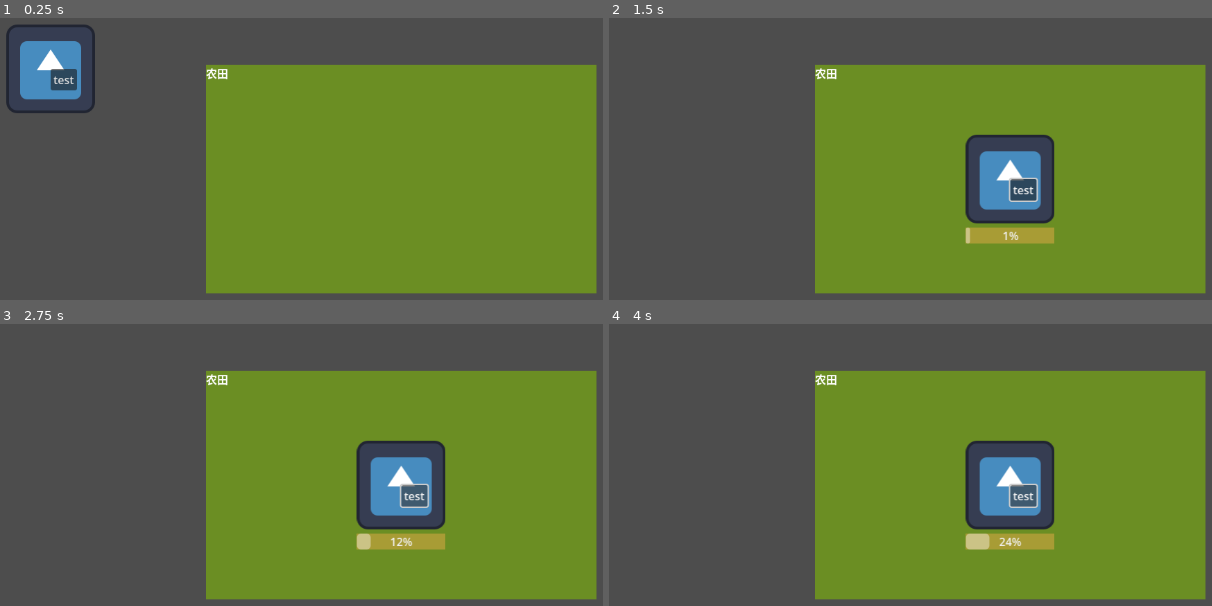
Above: before the commit, frames 1-4 (two rows, left to right).
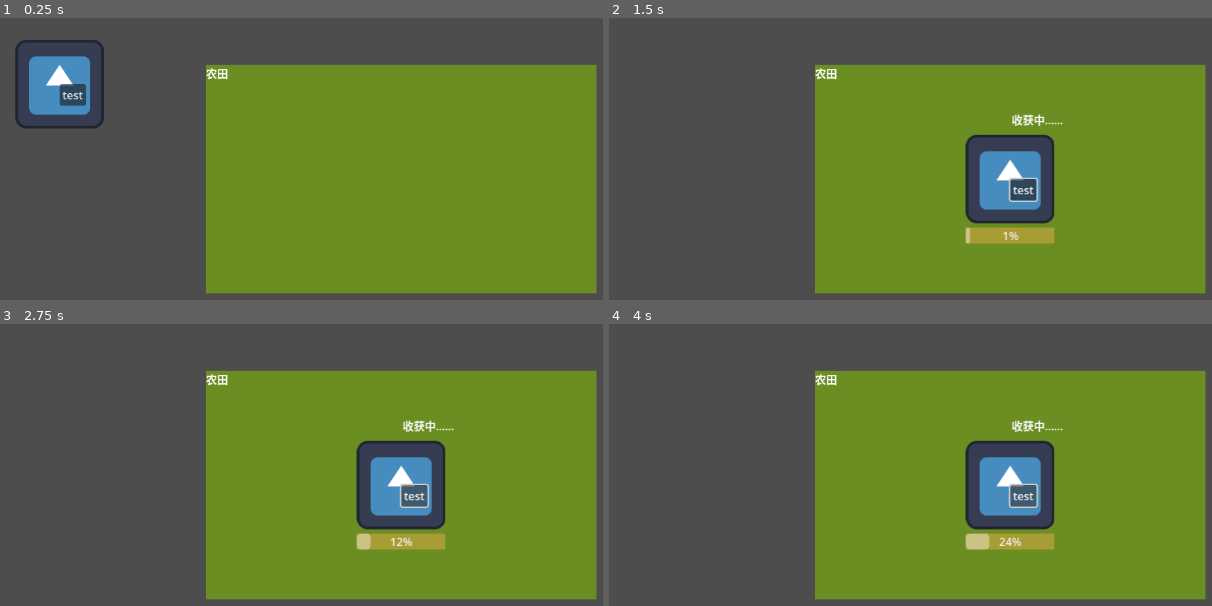
Above: after the commit, the same moments.

Repository: picasso250/marketworld
Game: Godot game, scene res://main.tscn
Same seed, same stepped clock (60 frames per second), same inputs: the game is played once before the commit and once after it. The engine's default icon, where the game draws it, is replaced by a stand-in: a white triangle on a blue panel in a dark square.
Inputs:
- Up to frame 1 (0.25 s): no input
- Up to frame 2 (1.5 s): click "test" at 0.5 s; click "test" at 1.25 s
- Up to frame 3 (2.75 s): click "test" at 2 s
- Up to frame 4 (4 s): no input

The runs differ from the first frame. In frame 1, 3.0% of the frame differs, in the area x 0-18%, y 2-40%; in frame 2, 0.2%; in frame 3, 0.2%; in frame 4, 0.2%.

Commit message:
status

Diff:
--- a/main.tscn
+++ b/main.tscn
@@ -22,7 +22,7 @@
 maturity_interval = 1
 
 [node name="Pawn" parent="." instance=ExtResource("2_rkcax")]
-position = Vector2(86, 85)
+position = Vector2(99, 107)
 move_speed = 666.0
 
 [connection signal="debug_button_pressed" from="Pawn" to="." method="_on_pawn_debug_button_pressed"]
--- a/pawn.gd
+++ b/pawn.gd
@@ -10,7 +10,6 @@
 var has_moving_target: bool = false  # Renamed variable to track if the pawn has a moving target.
 var is_progress_bar_active: bool = false  # New variable to track if the progress bar is active.
 var _task_completed: bool = false  # New variable to track if the task is completed.
-
 
 
 func _process(delta: float) -> void:
@@ -30,12 +29,11 @@
 
 	is_progress_bar_active = true  # Set the flag to indicate the progress bar is active.
 	var progress_bar = $ProgressBar as ProgressBar  # 假设进度条节点是 ProgressBar 类型，并作为本脚本的子节点。
-	if progress_bar == null:
-		print("ProgressBar node not found!")
-		return
 
 	progress_bar.value = 0  # 初始化为 0
 	progress_bar.visible = true  # 确保进度条可见
+
+	update_status("收获中……")
 
 	# 使用 Tween 逐渐增长进度条
 	var tween = get_tree().create_tween()
@@ -48,6 +46,8 @@
 	is_progress_bar_active = false  # Reset the flag when the task is complete.
 	_task_completed = true  # Set the task completed flag.
 	$ProgressBar.visible = false
+
+	hide_status()
 
 # Updated function to set the current task with a target, type, and task_target.
 func set_current_task(target: Node, task_type: String) -> void:
@@ -89,3 +89,19 @@
 # Debug button signal method.
 func _on_button_pressed():
 	emit_signal("debug_button_pressed")
+
+func set_status(text: String) -> void:
+	$StatusText.text = text
+
+func show_status() -> void:
+	$StatusText.show()
+
+func hide_status() -> void:
+	$StatusText.hide()
+
+func get_status() -> String:
+	return $StatusText.text
+
+func update_status(text: String) -> void:
+	set_status(text)
+	show_status()
--- a/pawn.tscn
+++ b/pawn.tscn
@@ -27,4 +27,12 @@
 theme_override_styles/background = SubResource("StyleBoxFlat_q1edu")
 value = 33.0
 
+[node name="StatusText" type="Label" parent="."]
+visible = false
+offset_left = 2.0
+offset_top = -98.0
+offset_right = 83.0
+offset_bottom = -75.0
+text = "发呆中……"
+
 [connection signal="pressed" from="Button" to="." method="_on_button_pressed"]
